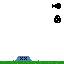
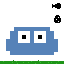
Before/after of a w=64, h=64 layered artwork. What changed in the layer stack:
added layer "icon" above "ground" over (6, 27, 58, 55)
hid "dead" over (15, 56, 32, 61)
